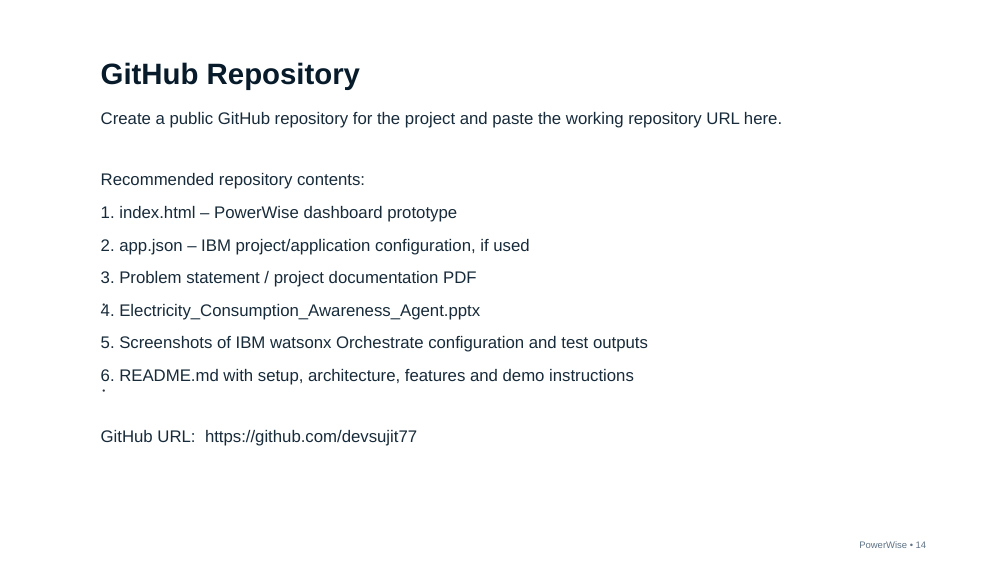
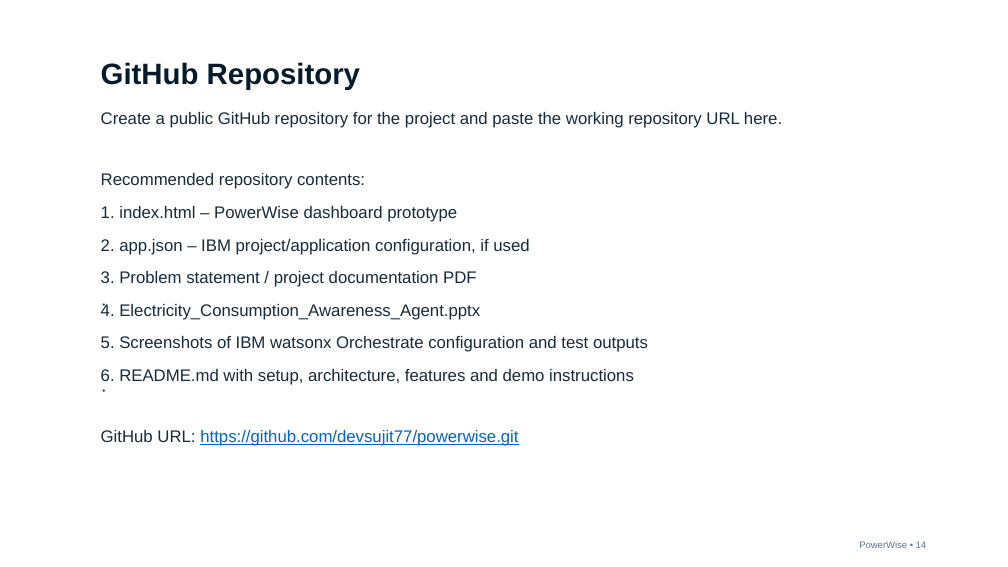
Before and after one commit to devsujit77/powerwise, a slide deck: slide 13 of Electricity_Consumption_Awareness_Agent_sujit.pptx. Drawn at 1008x567 pixels with LibreOffice and Linux fonts; fonts in the diff are those of the drawing. Boxes give left, top, right and bottom in pixels: in the first picture for what was removed or moved away, otherwise in the second. Text is boxed around its words. In the diff, an @@ line names an element or a change of style, - is before the commit and + after.

Commit message:
Update electricity awareness presentation

```diff
--- a/Electricity_Consumption_Awareness_Agent_sujit.pptx
+++ b/Electricity_Consumption_Awareness_Agent_sujit.pptx
@@ text at (x1=101, y1=112, x2=782, y2=446): text changed @@
-Create a public GitHub repository for the project and paste the working repository URL here.
-Recommended repository contents:
-1. index.html – PowerWise dashboard prototype
-2. app.json – IBM project/application configuration, if used
-3. Problem statement / project documentation PDF
-4. Electricity_Consumption_Awareness_Agent.pptx
-5. Screenshots of IBM watsonx Orchestrate configuration and test outputs
-6. README.md with setup, architecture, features and demo instructions
-GitHub URL: https://github.com/devsujit77
+Create a public GitHub repository for the project and paste the working repository URL here.
+Recommended repository contents:
+1. index.html – PowerWise dashboard prototype
+2. app.json – IBM project/application configuration, if used
+3. Problem statement / project documentation PDF
+4. Electricity_Consumption_Awareness_Agent.pptx
+5. Screenshots of IBM watsonx Orchestrate configuration and test outputs
+6. README.md with setup, architecture, features and demo instructions
+GitHub URL: https://github.com/devsujit77/powerwise.git
```
Also in this commit, not shown: 2 other slides changed.
